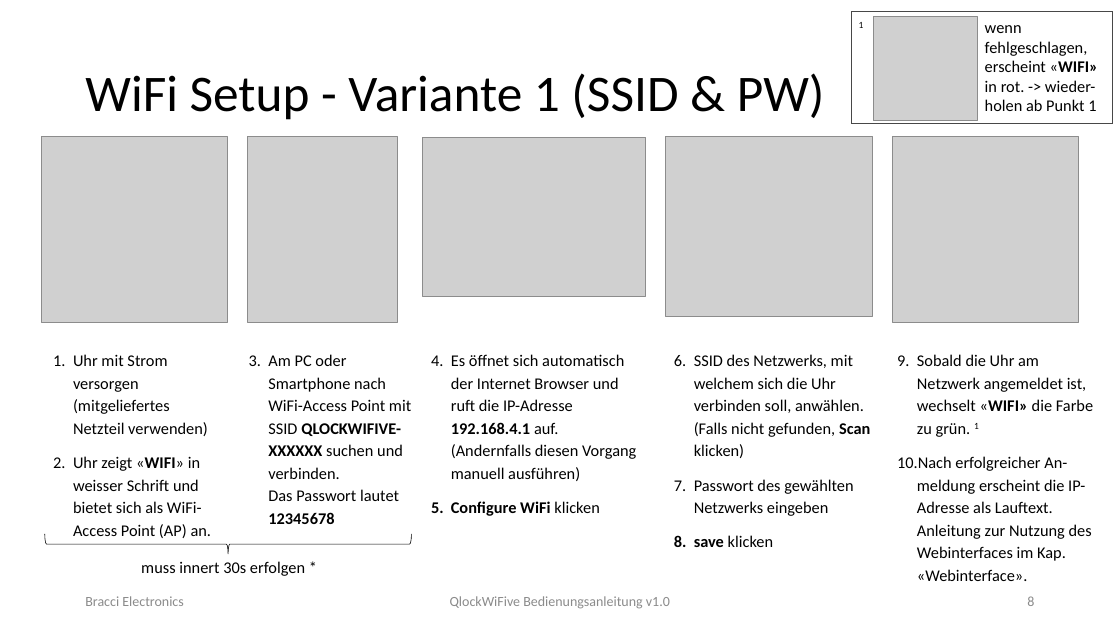
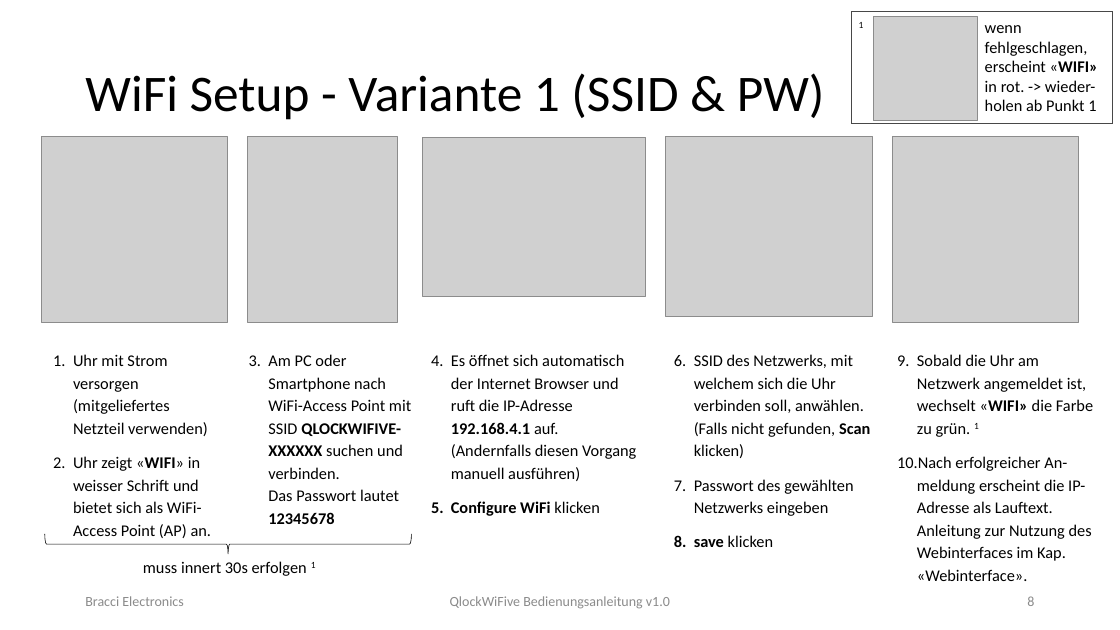
Before and after one commit to crianer/Qlockwork, a slide deck: slide 8 of misc/Instruction/Bedienungsanleitung_QlockWiFive_2.pptx. Drawn at 1120x630 pixels with LibreOffice and Linux fonts; fonts in the diff are those of the drawing; grey boxes stand for pictures. Boxes give left, top, right and bottom in pixels: in the first picture for what was removed or moved away, otherwise in the second. Text is boxed around its words. In the diff, an @@ line names an element or a change of style, - is before the commit and + after.

```diff
--- a/misc/Instruction/Bedienungsanleitung_QlockWiFive_2.pptx
+++ b/misc/Instruction/Bedienungsanleitung_QlockWiFive_2.pptx
@@ text at (x1=143, y1=561, x2=316, y2=576): text changed @@
-muss innert 30s erfolgen *
+muss innert 30s erfolgen 1
```
Also in this commit, not shown: 5 other slides changed, 20 other files.
